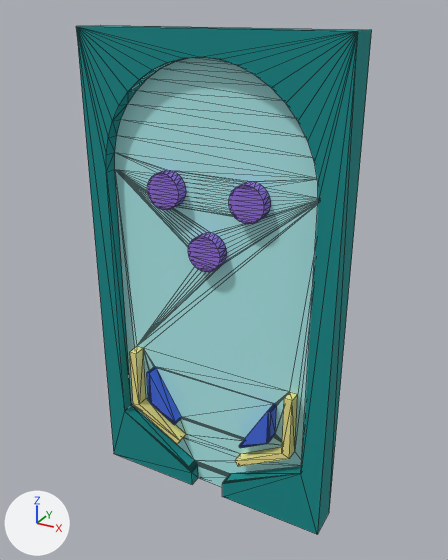
An edit to the COLLADA model server/public/models/model.dae, drawn before and after from the same camera.
Both versions are drawn from a camera (50 mm lens) standing at (63.8, -110.0, 58.7) and looking at (2.5, 1.5, 2.9). Lighting does not change. The marker at lower left points along +X, +Y and +Z. Mesh edges are drawn as thin lines. Vertices at the same position are counted once.

In view in the first picture: 'SketchUp'.
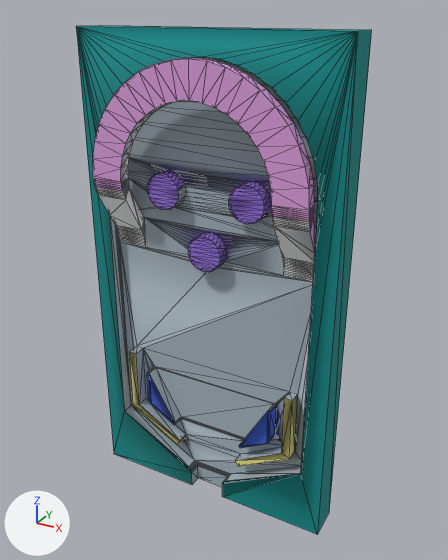
What the commit changed:
Material 'material_0' (mat_material_0) is new.
Its base color is (1.0, 1.0, 1.0) (white #ffffff).
Its roughness is 0.9.
Material '_0125_Plum' (mat_0125_plum) is new.
Its base color is (0.723, 0.352, 0.723) (pink #dda0dd).
Its roughness is 0.9.
Material 'material' (mat_material) is new.
Its base color is (0.371, 0.445, 0.497) (grey #a4b2bb).
Its roughness is 0.9.
me_sketchup is used by ob_sketchup; location (0.0, 0.0, 0.0).
me_sketchup had 562 vertices, 1120 faces and spanned x -30.0..30.0, y -3.0..5.0, z -54.9..55.1.
me_sketchup now has 802 vertices, 1636 faces and spans x -30.0..30.0, y -7.5..5.0, z -54.9..55.1.
me_sketchup part 1: 240 vertices added at x -25.0..25.0, y -7.5..0.0, z 7.6..50.1.
me_sketchup part 2: 128 faces spanning x -25.0..25.0, y -3.0..0.0, z -54.9..50.1 switch from mat_0080_darkcyan (cyan #008b8b) to mat_material (grey #a4b2bb).
me_sketchup part 3: 251 faces spanning x -25.0..25.0, y 0.0, z -54.9..50.1 switch from mat_0089_paleturquoise (cyan #afeeee) to mat_material (grey #a4b2bb).
me_sketchup part 4: 12 faces spanning x -22.0..22.0, y -3.0..0.0, z -42.0..-20.0 switch from mat_0047_khaki (yellow #f0e68c) to mat_material (grey #a4b2bb).
me_sketchup part 5: 58 faces spanning x -13.5..13.2, y -3.0..0.0, z 6.1..23.5 switch from mat_0115_mediumpurple (purple #9370db) to mat_material (grey #a4b2bb).
me_sketchup part 6: 88 faces spanning x -16.9..17.0, y -3.0..0.0, z -37.3..-24.4 switch from mat_0102_royalblue (blue #4169e1) to mat_material (grey #a4b2bb).
me_sketchup now uses material mat_material_0 (white #ffffff).
me_sketchup now uses material mat_0125_plum (pink #dda0dd).

Changed parts and their boxes (x1, y1, x2, y2) in the pictures (448 x 560 px):
part 1 of me_sketchup, added: after (76, 28, 358, 470)
part 2 of me_sketchup, recoloured (cyan to grey): (125, 405, 301, 485) in both
part 3 of me_sketchup, recoloured (cyan to grey): (128, 57, 318, 487) in both
part 4 of me_sketchup, recoloured: (130, 347, 297, 460) in both
part 5 of me_sketchup, recoloured: (171, 187, 265, 268) in both
part 6 of me_sketchup, recoloured (blue to grey): (148, 367, 276, 442) in both
